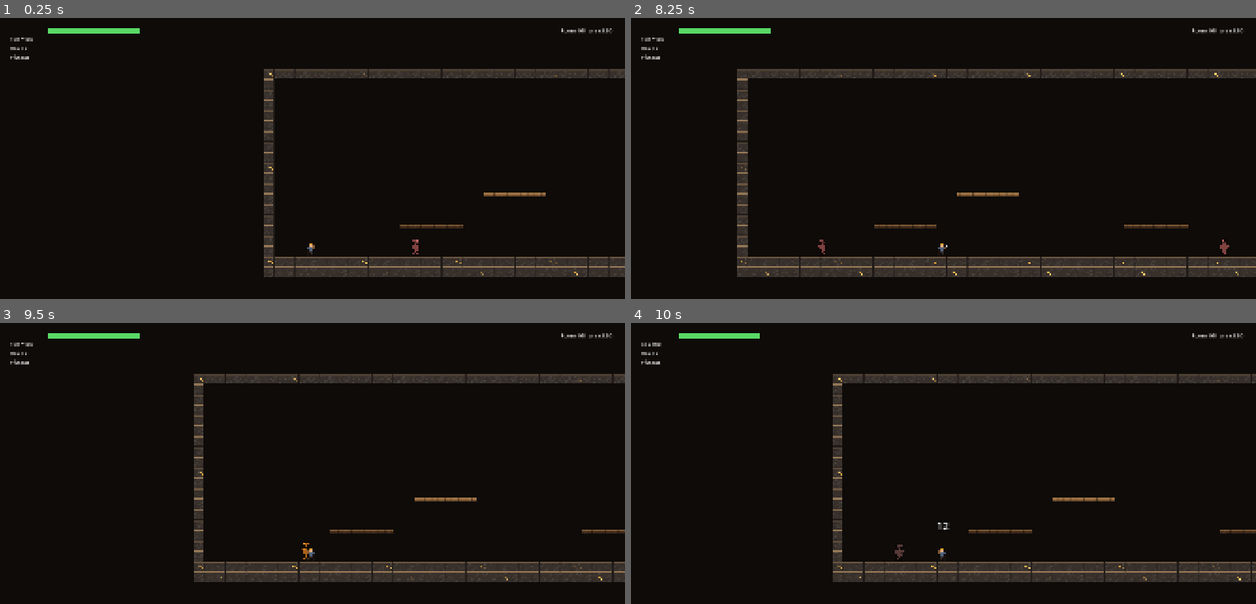
Above: before the commit, frames 1-4 (two rows, left to right).
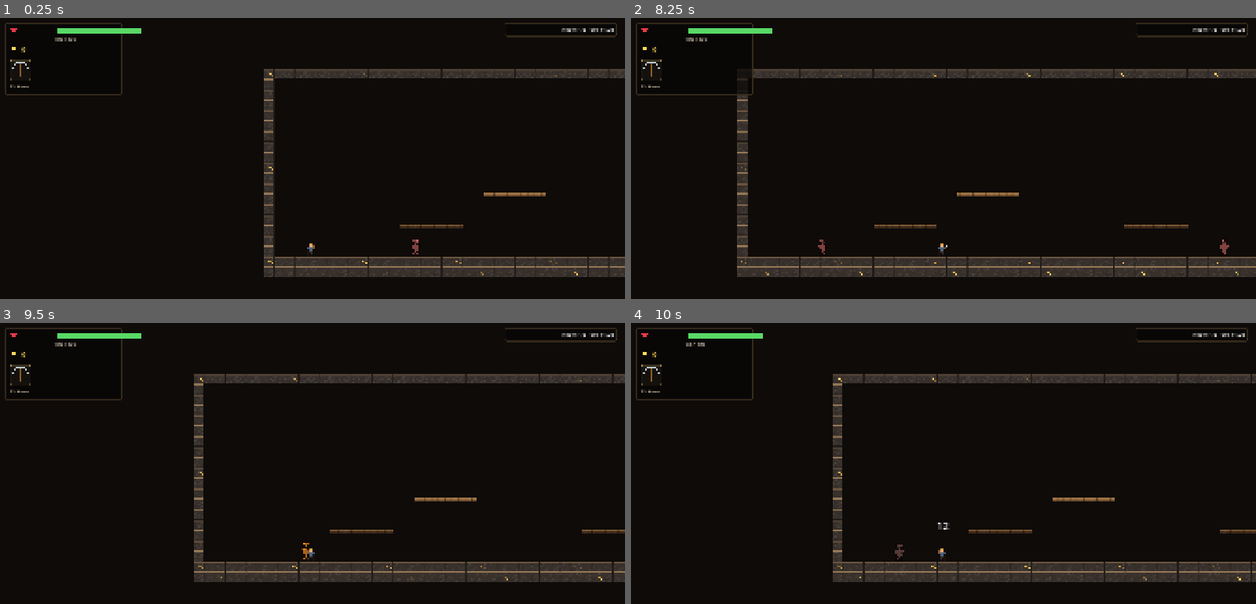
Above: after the commit, the same moments.

Repository: dlepi24/dungeon-delve
Game: Godot game, scene res://src/rooms/delve_run.tscn
The game is run twice, just before and just after one commit, with the same random seed, the same clock (stepped at 60 frames per second) and the same inputs. This scene is started directly instead of the project's main scene.
Inputs (mouse positions are in pixels of both pictures, inside the frame that each line leads up to):
- Up to frame 1 (0.25 s): no input
- Up to frame 2 (8.25 s): tap Enter at 0.5 s; move the mouse to (1081, 172) at 0.52 s; hold D (move_right) 0.53-1.28 s; click (1081, 172) at 0.6 s; tap Space (jump) at 0.77, 1.52, 3.02, 3.77, 4.52, 5.75, 6.02, 6.77, 7.52 s; move the mouse to (818, 209) at 1.27 s; hold S (move_down) 1.28-2.03 s; tap 1 (consumable_1) at 1.35, 5.85 s; move the mouse to (1006, 113) at 2.02 s; hold D (move_right) 2.03-2.78 s; tap 2 (consumable_2) at 2.1, 6.6 s; move the mouse to (912, 262) at 2.77 s; hold W (move_up) 2.78-3.53 s; tap F (interact) at 2.85, 7.35 s; move the mouse to (1131, 242) at 3.52 s; hold A (move_left) 3.53-5.03 s; right-click (1131, 242) at 3.6 s; tap Q (skill_1) at 4.15 s; move the mouse to (756, 138) at 4.27 s; tap Shift (roll) at 4.35 s; tap E (skill_2) at 4.9 s; move the mouse to (974, 192) at 5.02 s; hold S (move_down) 5.03-5.78 s; click (974, 192) at 5.1 s; move the mouse to (849, 102) at 5.77 s; hold D (move_right) 5.78-6.53 s; move the mouse to (1081, 172) at 6.52 s; hold W (move_up) 6.53-7.28 s; move the mouse to (818, 209) at 7.27 s; hold D (move_right) 7.28-8.03 s; move the mouse to (1006, 113) at 8.02 s; hold S (move_down) from 8.03 s (still down); right-click (1006, 113) at 8.1 s
- Up to frame 3 (9.5 s): move the mouse to (281, 567) at 8.77 s; release S (move_down) at 8.78 s; hold A (move_left) from 8.78 s (still down); tap Shift (roll) at 8.85 s; tap Space (jump) at 9.02 s
- Up to frame 4 (10 s): move the mouse to (1131, 547) at 9.52 s; release A (move_left) at 9.53 s; hold W (move_up) from 9.53 s (still down); click (1131, 547) at 9.6 s; tap Space (jump) at 9.77 s

The runs differ from the first frame. In frame 1, 1.0% of the frame differs, in the area x 0-99%, y 1-28%; in frame 2, 1.1%; in frame 3, 1.0%; in frame 4, 1.0%.

Commit message:
Give the HUD and pickups an icon-driven art pass
The weapon loadout now reads Dead Cells-style: a big bordered square
for the weapon in hand, the stowed one nested behind its shoulder with
the live swap-key hint, both drawn from WeaponData icons. Health gets a
heart icon, carried haul an ore icon and count, and the cluster sits on
a panel backdrop instead of floating text. In-world ore/heart/weapon
pickups render their icons too (bobbing, not spinning), so a Maul on
the ground reads different from a Dagger before you grab it.

Co-Authored-By: Claude Fable 5 <noreply@anthropic.com>

Diff:
--- a/src/systems/pickup.gd
+++ b/src/systems/pickup.gd
@@ -27,9 +27,15 @@
 @export var magnet_speed: float = 520.0
 @export var spawn_pop: Vector2 = Vector2(0, -140)
 
+const ORE_ICON: Texture2D = preload("res://assets/icons/ore.png")
+const HEART_ICON: Texture2D = preload("res://assets/icons/heart.png")
+
 var _velocity: Vector2 = Vector2.ZERO
 var _player: Player = null
 var _collected: bool = false
+## Icon sprite, when this pickup has art. The ColorRect stays the fallback for
+## anything without an icon (buffs), so missing art degrades to gray-box.
+var _icon: Sprite2D = null
 
 @onready var _visual: ColorRect = $Visual
 
@@ -39,24 +45,36 @@
 	_apply_style()
 
 
-## Colour and size say what it is at a glance: amber ore, bright big ore, red
-## heart. Size scales gently with value so a big chunk reads as a big chunk.
+## What it is, at a glance: ore chunks and hearts use the baked icon art, a
+## weapon shows ITS OWN icon so a Maul on the ground reads different from a
+## Dagger before you commit to grabbing it. Size still scales with value.
 func _apply_style() -> void:
 	var size: float = 14.0
 	var colour: Color = Color(0.95, 0.7, 0.25)
+	var texture: Texture2D = null
 	match kind:
 		Kind.HAUL:
 			size = clampf(12.0 + float(amount) * 1.6, 12.0, 30.0)
 			colour = Color(0.95, 0.7, 0.25) if amount < 5 else Color(1.0, 0.85, 0.35)
+			texture = ORE_ICON
 		Kind.HEAL:
-			size = 18.0
+			size = 20.0
 			colour = Color(0.95, 0.3, 0.35)
+			texture = HEART_ICON
 		Kind.BUFF:
 			size = 20.0
 			colour = buff.colour if buff != null else Color(0.6, 0.8, 1.0)
 		Kind.WEAPON:
-			size = 24.0
+			size = 34.0
 			colour = weapon.swing_colour if weapon != null else Color(0.8, 0.9, 1.0)
+			texture = weapon.icon if weapon != null else null
+	if texture != null:
+		_icon = Sprite2D.new()
+		_icon.texture = texture
+		_icon.texture_filter = CanvasItem.TEXTURE_FILTER_NEAREST
+		_icon.scale = Vector2.ONE * (size / 16.0)
+		add_child(_icon)
+		_visual.visible = false
 	_visual.color = colour
 	_visual.custom_minimum_size = Vector2(size, size)
 	_visual.size = Vector2(size, size)
@@ -104,5 +122,8 @@
 
 
 func _process(_delta: float) -> void:
-	if _visual != null:
+	# Icons bob rather than spin — a rotating pickaxe reads as a projectile.
+	if _icon != null:
+		_icon.position.y = sin(float(Time.get_ticks_msec()) * 0.005) * 3.0
+	elif _visual != null:
 		_visual.rotation += 0.06
--- a/src/ui/hud.gd
+++ b/src/ui/hud.gd
@@ -1,34 +1,43 @@
 extends CanvasLayer
-## The one player HUD. Health, carried haul, weapon, buff timers, and how deep
-## you are — everything you need to make the greed decision, in one place.
+## The one player HUD. Health, carried ore, the weapon loadout, buff timers and
+## how deep you are — everything you need to make the greed decision, in icons
+## rather than a wall of text.
 ##
-## M7 consolidation: this used to be four scattered CanvasLayers (health hud,
-## buff hud, dev delve hud, debug overlay) duplicated per scene, half of them
-## dev-facing. Now: one player-facing shell, instanced per scene with an
-## exported player (NOT an autoload — the scene knows its player, so we skip
-## the group-lookup _ready-order trap entirely). The debug overlay stays
-## separate and F3-gated because it is a tool, not UI.
+## Weapon loadout reads like Dead Cells: a large square for what is in your
+## hand, the stowed weapon nested behind its shoulder, one key to trade them.
+## Icons come from WeaponData (baked by tools/gen_icons.py); a weapon with no
+## icon falls back to a flat swing-colour square, so missing art degrades
+## instead of crashing.
 ##
-## Continuous readouts (health, haul, buff fractions) poll in _process — they
-## change every frame anyway. Discrete feedback (pickup toasts) is event-driven
-## and lives in PickupFeedback, not here.
+## Still a per-scene instance with an exported player (NOT an autoload — the
+## scene knows its player, so we skip the group-lookup _ready-order trap).
+## Continuous readouts poll in _process; discrete pickup toasts live in
+## PickupFeedback, not here.
+
+const PICKAXE_ICON: Texture2D = preload("res://assets/icons/pickaxe.png")
 
 @export var player: Player
 
 @onready var _bar: HealthBar = $Bar
 @onready var _health_label: Label = $HealthLabel
-@onready var _haul: Label = $Haul
-@onready var _weapon: Label = $Weapon
+@onready var _ore_count: Label = $OreCount
+@onready var _ore_icon: TextureRect = $OreIcon
+@onready var _active_icon: TextureRect = $WeaponSlots/Active/AIcon
+@onready var _secondary: Panel = $WeaponSlots/Secondary
+@onready var _secondary_icon: TextureRect = $WeaponSlots/Secondary/SIcon
+@onready var _key_hint: Label = $WeaponSlots/KeyHint
+@onready var _weapon_name: Label = $WeaponName
 @onready var _buff_rows: VBoxContainer = $BuffRows
 @onready var _debuff_rows: VBoxContainer = $DebuffRows
-@onready var _depth: Label = $Depth
+@onready var _depth_panel: Panel = $DepthPanel
+@onready var _depth: Label = $DepthPanel/Depth
 
 
 func _ready() -> void:
 	if player == null:
 		return
 	_bar.hide_when_full = false
-	_bar.bar_size = Vector2(280, 18)
+	_bar.bar_size = Vector2(260, 18)
 	_bar.set_ratio(1.0)
 
 
@@ -37,14 +46,15 @@
 		return
 	_bar.set_ratio(player.health / maxf(1.0, player.effective_max_health()))
 	_health_label.text = "%d / %d" % [roundi(player.health), roundi(player.effective_max_health())]
-	_weapon.text = _loadout_text()
+	_refresh_weapons()
 
-	# Run-only rows: haul at risk and depth only mean something mid-delve.
+	# Run-only readouts: ore at risk and depth only mean something mid-delve.
 	var in_run: bool = GameState.run_active
-	_haul.visible = in_run
-	_depth.visible = in_run
+	_ore_icon.visible = in_run
+	_ore_count.visible = in_run
+	_depth_panel.visible = in_run
 	if in_run:
-		_haul.text = "Haul: %d" % GameState.carried_haul
+		_ore_count.text = str(GameState.carried_haul)
 		_depth.text = "Room %d/%d   ore x%.2f" % [
 			GameState.depth + 1, maxi(1, GameState.run_plan.size()), GameState.depth_haul_multiplier(),
 		]
@@ -57,18 +67,37 @@
 	_reconcile_rows(_debuff_rows, [])
 
 
-## The weapon line: just the pickaxe until something is found, then both loadout
-## slots with their swap keys, the one in hand marked. Key names come from live
-## keybinds so a rebind never makes this line lie.
-func _loadout_text() -> String:
-	if player.held_weapons.is_empty():
-		return player.weapon_name()
-	var parts: PackedStringArray = []
-	for i: int in player.held_weapons.size():
-		var key: String = Keybinds.label_for(&"skill_1" if i == 0 else &"skill_2")
-		var mark: String = "> " if i == player.active_slot else "  "
-		parts.append("%s[%s] %s" % [mark, key, player.held_weapons[i].display_name])
-	return "    ".join(parts)
+## Active square always shows the hand (pickaxe by default); the stowed square
+## and swap hint only exist once there is genuinely something to trade.
+func _refresh_weapons() -> void:
+	_apply_icon(_active_icon, player.equipped_weapon)
+	_weapon_name.text = player.weapon_name()
+	var stowed: WeaponData = _stowed_weapon()
+	_secondary.visible = stowed != null
+	_key_hint.visible = stowed != null
+	if stowed != null:
+		_apply_icon(_secondary_icon, stowed)
+		_key_hint.text = "%s swap" % Keybinds.label_for(&"skill_1")
+
+
+func _stowed_weapon() -> WeaponData:
+	if player.held_weapons.size() < 2:
+		return null
+	return player.held_weapons[1 - player.active_slot]
+
+
+## Weapon icon, or the pickaxe icon for the bare hands default, or a flat
+## swing-colour square if a weapon has no art yet.
+func _apply_icon(rect: TextureRect, weapon: WeaponData) -> void:
+	if weapon == null:
+		rect.texture = PICKAXE_ICON
+		rect.modulate.a = 1.0
+		return
+	if weapon.icon != null:
+		rect.texture = weapon.icon
+	else:
+		rect.texture = null
+		rect.modulate = weapon.swing_colour
 
 
 ## One row per active timed effect: name plus a shrinking colour bar. Rebuilt by
--- a/src/ui/hud.tscn
+++ b/src/ui/hud.tscn
@@ -1,58 +1,184 @@
-[gd_scene load_steps=3 format=3]
+[gd_scene load_steps=8 format=3]
 
 [ext_resource type="Script" path="res://src/ui/hud.gd" id="1_hud"]
 [ext_resource type="PackedScene" path="res://src/ui/health_bar.tscn" id="2_bar"]
+[ext_resource type="Texture2D" path="res://assets/icons/heart.png" id="3_heart"]
+[ext_resource type="Texture2D" path="res://assets/icons/ore.png" id="4_ore"]
+
+[sub_resource type="StyleBoxFlat" id="StyleBoxFlat_back"]
+bg_color = Color(0.03, 0.025, 0.02, 0.72)
+border_width_left = 2
+border_width_top = 2
+border_width_right = 2
+border_width_bottom = 2
+border_color = Color(0.35, 0.28, 0.18, 1)
+corner_radius_top_left = 6
+corner_radius_top_right = 6
+corner_radius_bottom_right = 6
+corner_radius_bottom_left = 6
+
+[sub_resource type="StyleBoxFlat" id="StyleBoxFlat_active"]
+bg_color = Color(0.08, 0.07, 0.055, 0.95)
+border_width_left = 2
+border_width_top = 2
+border_width_right = 2
+border_width_bottom = 2
+border_color = Color(0.85, 0.72, 0.4, 1)
+corner_radius_top_left = 4
+corner_radius_top_right = 4
+corner_radius_bottom_right = 4
+corner_radius_bottom_left = 4
+
+[sub_resource type="StyleBoxFlat" id="StyleBoxFlat_second"]
+bg_color = Color(0.06, 0.055, 0.045, 0.9)
+border_width_left = 2
+border_width_top = 2
+border_width_right = 2
+border_width_bottom = 2
+border_color = Color(0.4, 0.36, 0.28, 1)
+corner_radius_top_left = 4
+corner_radius_top_right = 4
+corner_radius_bottom_right = 4
+corner_radius_bottom_left = 4
 
 [node name="Hud" type="CanvasLayer"]
 script = ExtResource("1_hud")
 
-; Everything clusters top-left, under where the F3 panel would cover it —
-; deliberate: the debug overlay is an occasional tool, the HUD is permanent,
-; and stacking them would hide the HUD exactly when you are diagnosing it.
-; The health bar is a Node2D, centred on its position, hence x = 40 + 140.
+; One backdrop panel so the cluster reads as a HUD, not floating debug text.
+[node name="Backdrop" type="Panel" parent="."]
+offset_left = 24.0
+offset_top = 24.0
+offset_right = 384.0
+offset_bottom = 246.0
+theme_override_styles/panel = SubResource("StyleBoxFlat_back")
+
+[node name="HeartIcon" type="TextureRect" parent="."]
+offset_left = 40.0
+offset_top = 34.0
+offset_right = 68.0
+offset_bottom = 62.0
+texture = ExtResource("3_heart")
+expand_mode = 1
+stretch_mode = 5
+texture_filter = 1
+
+; HealthBar is a Node2D centred on its position; bar_size is set in hud.gd.
 [node name="Bar" parent="." instance=ExtResource("2_bar")]
-position = Vector2(180, 40)
+position = Vector2(208, 40)
 
 [node name="HealthLabel" type="Label" parent="."]
+offset_left = 78.0
+offset_top = 62.0
+offset_right = 338.0
+offset_bottom = 86.0
+theme_override_font_sizes/font_size = 15
+theme_override_colors/font_color = Color(0.85, 0.8, 0.72, 1)
+text = "100 / 100"
+horizontal_alignment = 1
+
+[node name="OreIcon" type="TextureRect" parent="."]
 offset_left = 40.0
-offset_top = 62.0
-offset_right = 320.0
-offset_bottom = 88.0
-text = "100 / 100"
+offset_top = 92.0
+offset_right = 66.0
+offset_bottom = 118.0
+texture = ExtResource("4_ore")
+expand_mode = 1
+stretch_mode = 5
+texture_filter = 1
 
-[node name="Haul" type="Label" parent="."]
+[node name="OreCount" type="Label" parent="."]
+offset_left = 76.0
+offset_top = 92.0
+offset_right = 280.0
+offset_bottom = 118.0
+theme_override_font_sizes/font_size = 20
+theme_override_colors/font_color = Color(1.0, 0.85, 0.35, 1)
+text = "0"
+
+[node name="WeaponSlots" type="Control" parent="."]
 offset_left = 40.0
-offset_top = 90.0
-offset_right = 320.0
-offset_bottom = 116.0
-text = "Haul: 0"
+offset_top = 130.0
+offset_right = 200.0
+offset_bottom = 210.0
 
-[node name="Weapon" type="Label" parent="."]
+; The stowed weapon: smaller, dimmer, tucked behind the active square's
+; shoulder. Swapping visually trades the two.
+[node name="Secondary" type="Panel" parent="WeaponSlots"]
+offset_left = 70.0
+offset_right = 114.0
+offset_bottom = 44.0
+theme_override_styles/panel = SubResource("StyleBoxFlat_second")
+
+[node name="SIcon" type="TextureRect" parent="WeaponSlots/Secondary"]
+offset_left = 6.0
+offset_top = 6.0
+offset_right = 38.0
+offset_bottom = 38.0
+expand_mode = 1
+stretch_mode = 5
+texture_filter = 1
+modulate = Color(0.7, 0.7, 0.7, 0.85)
+
+; What is in your hand right now: the big square.
+[node name="Active" type="Panel" parent="WeaponSlots"]
+offset_top = 8.0
+offset_right = 64.0
+offset_bottom = 72.0
+theme_override_styles/panel = SubResource("StyleBoxFlat_active")
+
+[node name="AIcon" type="TextureRect" parent="WeaponSlots/Active"]
+offset_left = 8.0
+offset_top = 8.0
+offset_right = 56.0
+offset_bottom = 56.0
+expand_mode = 1
+stretch_mode = 5
+texture_filter = 1
+
+[node name="KeyHint" type="Label" parent="WeaponSlots"]
+offset_left = 70.0
+offset_top = 48.0
+offset_right = 160.0
+offset_bottom = 70.0
+theme_override_font_sizes/font_size = 13
+theme_override_colors/font_color = Color(0.6, 0.55, 0.45, 1)
+text = "Q swap"
+
+[node name="WeaponName" type="Label" parent="."]
 offset_left = 40.0
-offset_top = 118.0
-offset_right = 420.0
-offset_bottom = 144.0
+offset_top = 208.0
+offset_right = 380.0
+offset_bottom = 234.0
+theme_override_font_sizes/font_size = 15
+theme_override_colors/font_color = Color(0.8, 0.75, 0.65, 1)
 text = "Pickaxe"
 
 [node name="BuffRows" type="VBoxContainer" parent="."]
 offset_left = 40.0
-offset_top = 156.0
+offset_top = 262.0
 offset_right = 220.0
-offset_bottom = 400.0
+offset_bottom = 470.0
 theme_override_constants/separation = 8
 
 ; Reserved for debuffs — empty until a DebuffData exists. See hud.gd.
 [node name="DebuffRows" type="VBoxContainer" parent="."]
 offset_left = 40.0
-offset_top = 420.0
+offset_top = 490.0
 offset_right = 220.0
-offset_bottom = 560.0
+offset_bottom = 620.0
 theme_override_constants/separation = 8
 
-[node name="Depth" type="Label" parent="."]
-offset_left = 1480.0
-offset_top = 36.0
-offset_right = 1880.0
-offset_bottom = 62.0
+[node name="DepthPanel" type="Panel" parent="."]
+offset_left = 1552.0
+offset_top = 24.0
+offset_right = 1896.0
+offset_bottom = 66.0
+theme_override_styles/panel = SubResource("StyleBoxFlat_back")
+
+[node name="Depth" type="Label" parent="DepthPanel"]
+offset_left = 12.0
+offset_top = 8.0
+offset_right = 332.0
+offset_bottom = 34.0
 horizontal_alignment = 2
 text = "Room 1/5"
